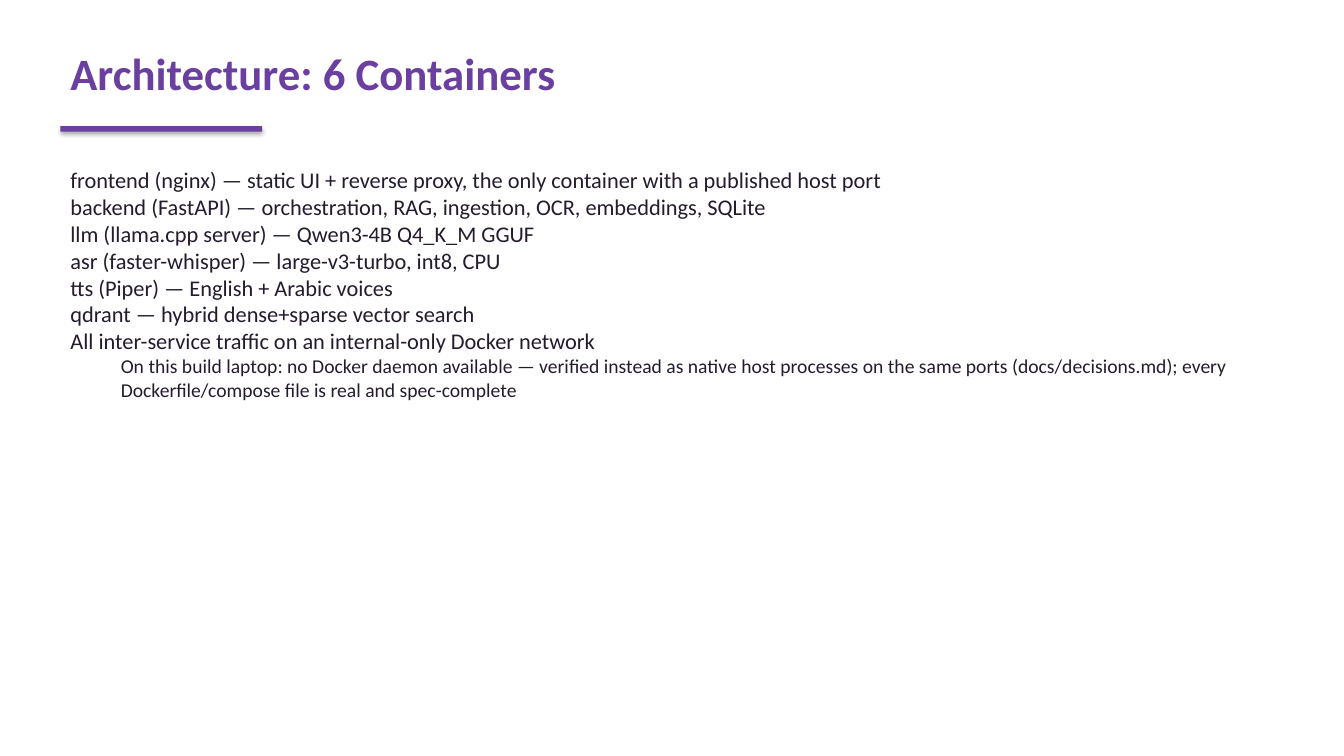
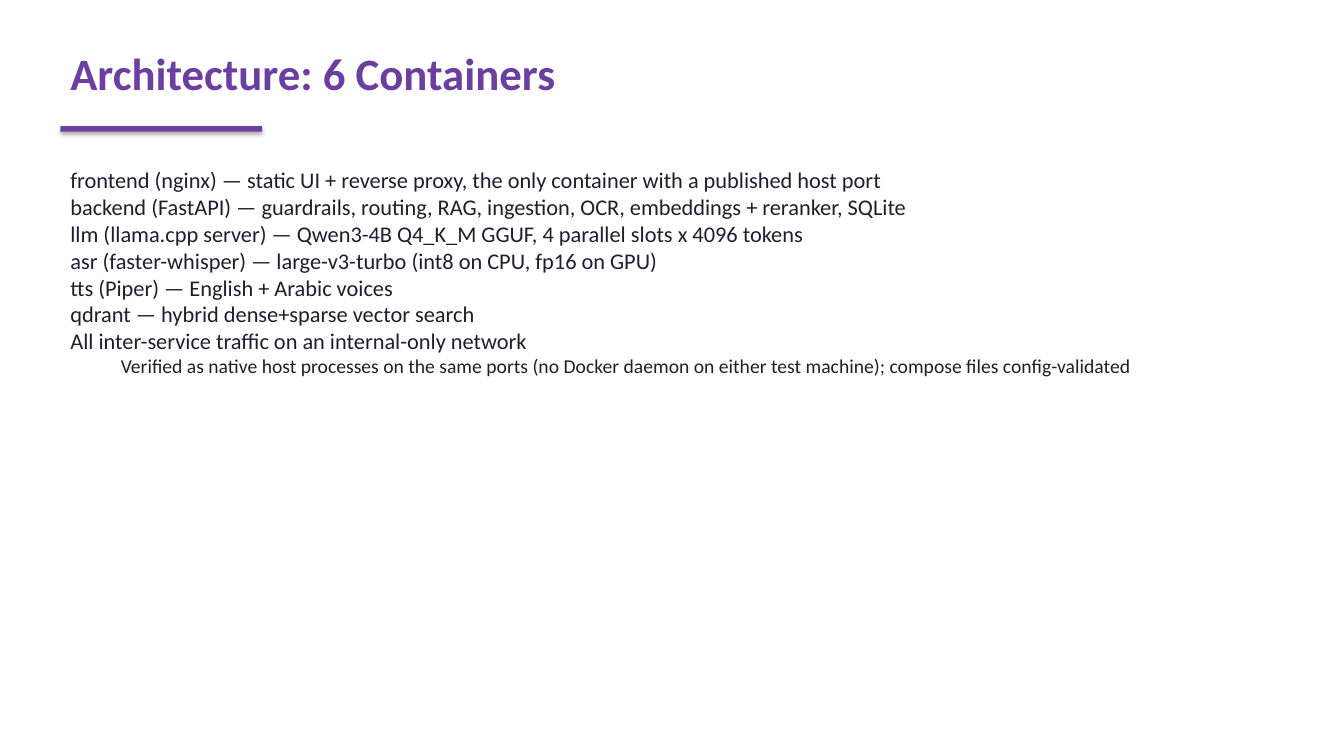
Before and after one commit to Ahmed3abdelrahim/WE-INTELLIGENT-ASSISTANT, a slide deck: slide 2 of slides/we_assistant.pptx. Drawn at 1344x756 pixels with LibreOffice and Linux fonts; fonts in the diff are those of the drawing. Boxes give left, top, right and bottom in pixels: in the first picture for what was removed or moved away, otherwise in the second. Text is boxed around its words. In the diff, an @@ line names an element or a change of style, - is before the commit and + after.

```diff
--- a/slides/we_assistant.pptx
+++ b/slides/we_assistant.pptx
@@ text at <box>70,199,906,273</box>: text changed @@
-backend (FastAPI) — orchestration, RAG, ingestion, OCR, embeddings, SQLite
-llm (llama.cpp server) — Qwen3-4B Q4_K_M GGUF
-asr (faster-whisper) — large-v3-turbo, int8, CPU
+backend (FastAPI) — guardrails, routing, RAG, ingestion, OCR, embeddings + reranker, SQLite
+llm (llama.cpp server) — Qwen3-4B Q4_K_M GGUF, 4 parallel slots x 4096 tokens
+asr (faster-whisper) — large-v3-turbo (int8 on CPU, fp16 on GPU)
@@ text at <box>70,333,1130,377</box>: text changed @@
-All inter-service traffic on an internal-only Docker network
-  On this build laptop: no Docker daemon available — verified instead as native host processes on the same ports (docs/decisions.md); every Dockerfile/compose file is real and spec-complete
+All inter-service traffic on an internal-only network
+  Verified as native host processes on the same ports (no Docker daemon on either test machine); compose files config-validated
```
Also in this commit, not shown: 9 other slides changed, 9 other files.
